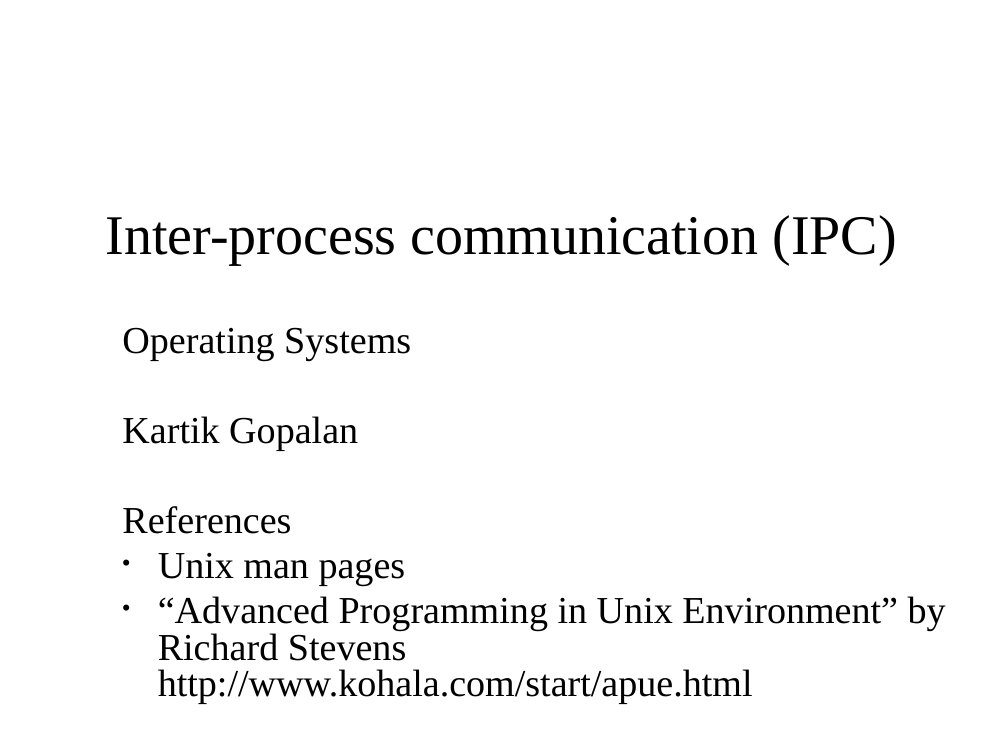
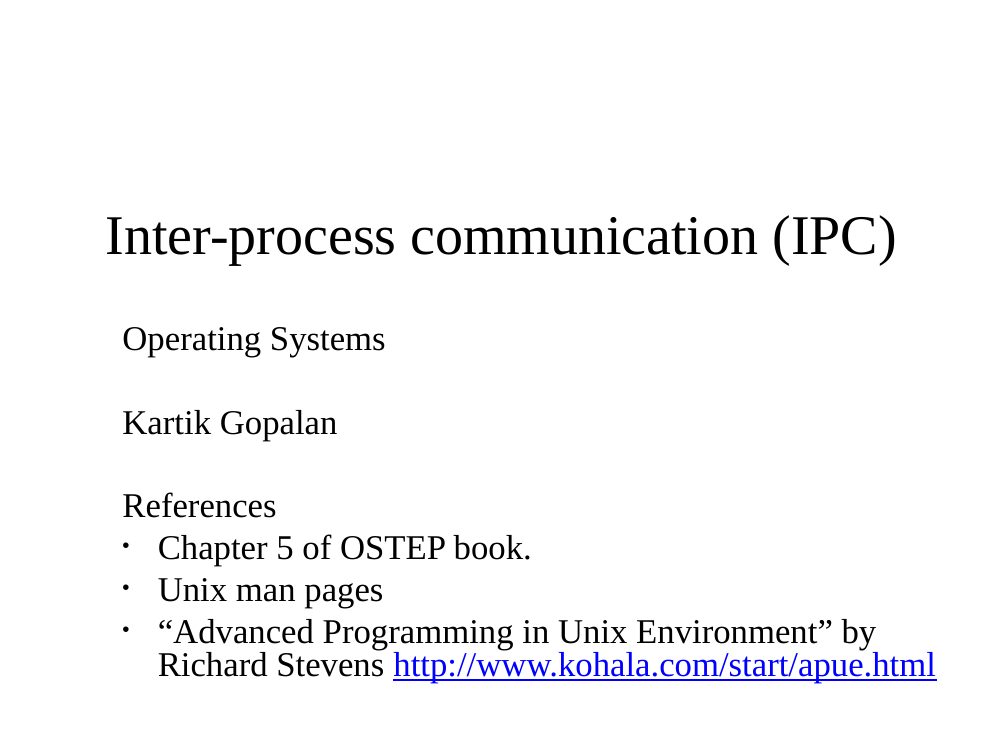
Before and after one commit to oscourse/oscourse.github.io, a slide deck: slide 1 of slides/ipc.pptx. Drawn at 1008x756 pixels with LibreOffice and Linux fonts; fonts in the diff are those of the drawing. Boxes give left, top, right and bottom in pixels: in the first picture for what was removed or moved away, otherwise in the second. Text is boxed around its words. In the diff, an @@ line names an element or a change of style, - is before the commit and + after.

```diff
--- a/slides/ipc.pptx
+++ b/slides/ipc.pptx
@@ text at box(122, 327, 936, 683): size 27.2 to 24.8 pt in "Operating Systems", "Kartik Gopalan", "References", "Unix man pages" and 1 more places; text colour #000000 to #0000FF, underline on in "http://www.kohala.com/start/apue.html" @@
@@ text at box(158, 534, 532, 566): paragraph added @@
+• Chapter 5 of OSTEP book.
```
Also in this commit, not shown: 1 other file.
